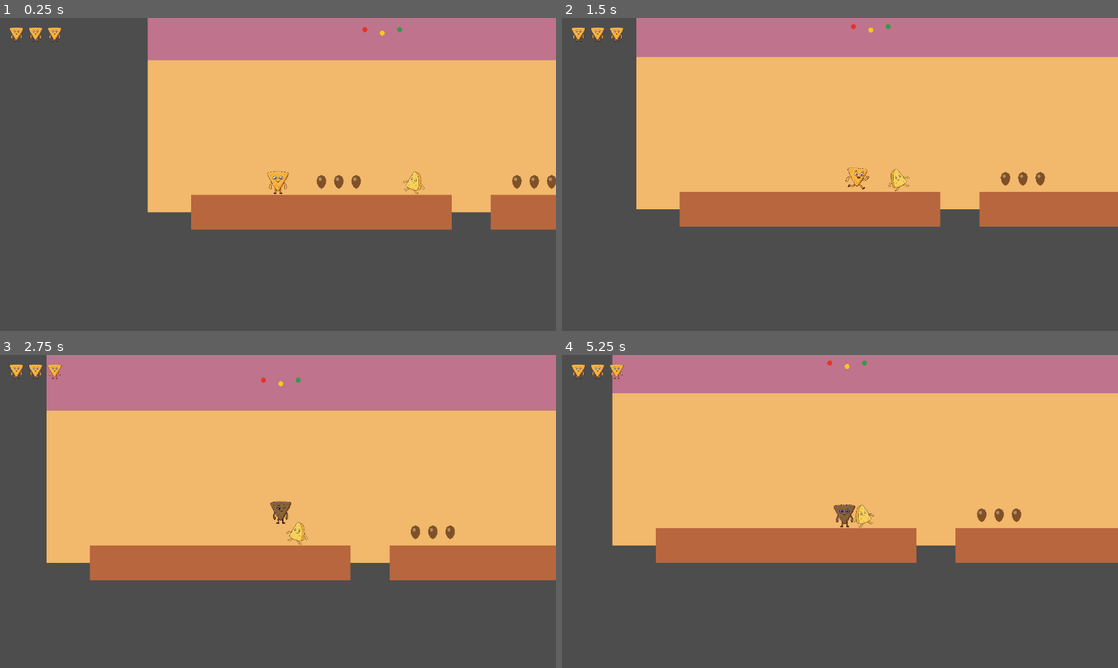
Above: before the commit, frames 1-4 (two rows, left to right).
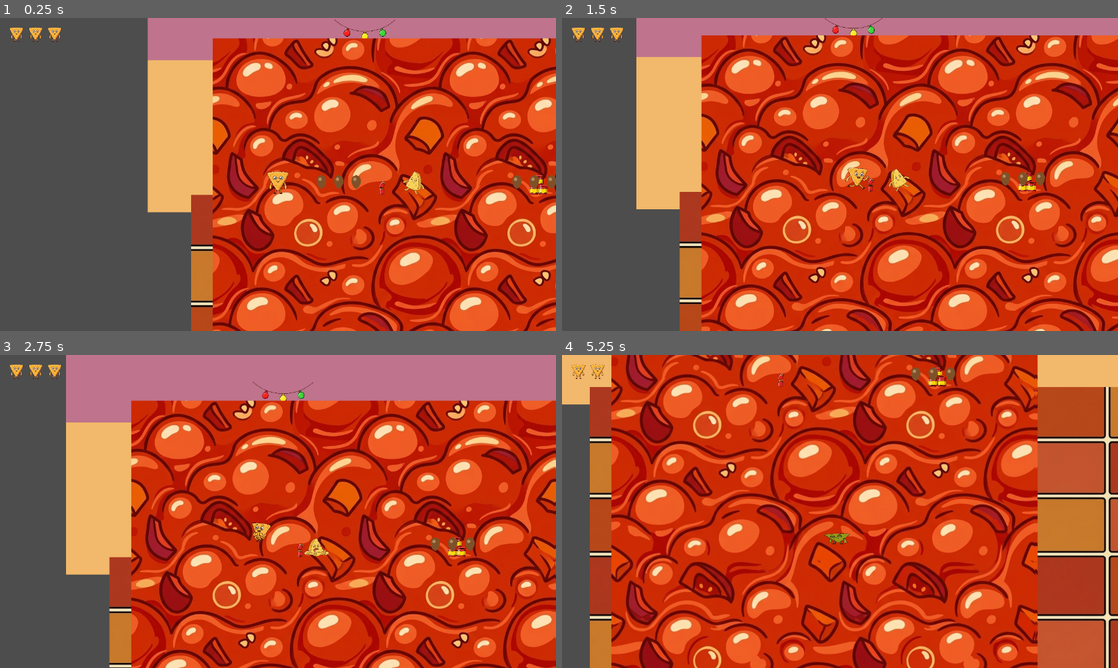
Above: after the commit, the same moments.

Repository: polkfarody/cornchipday
Game: Godot game, scene res://scenes/Level1.tscn
Two runs of this game, one before a commit and one after it. Both use one fixed random seed, a clock stepped at 60 frames per second and the inputs below.
Inputs:
- Up to frame 1 (0.25 s): no input
- Up to frame 2 (1.5 s): tap Enter (ui_accept) at 0.5, 0.77 s; hold Right (ui_right) from 0.53 s (still down)
- Up to frame 3 (2.75 s): tap Enter (ui_accept) at 1.52 s; release Right (ui_right) at 2.03 s; hold Left (ui_left) from 2.03 s (still down)
- Up to frame 4 (5.25 s): release Left (ui_left) at 2.78 s; hold Right (ui_right) 2.78-4.28 s; tap Enter (ui_accept) at 3.02, 3.77, 4.52 s; hold Left (ui_left) 4.28-5.03 s; hold Right (ui_right) from 5.03 s (still down)

The runs differ from the first frame. In frame 1, 59% of the frame differs, in the area x 34-100%, y 0-100%; in frame 2, 72%; in frame 3, 70%; in frame 4, 94%, in the area x 0-100%, y 0-100%.

Commit message:
Wire F11 environment art into Level1/Level2 scenes
Fixed a real bug found in the process: l1/l2_ground_tile.png and
l1/l2_hazard_fill.png were JPEG-encoded bytes saved with a .png extension
(the API returned that format for these specific texture prompts), which
loaded fine in previews but Godot's texture importer rejected outright.
Re-encoded the 4 files as real PNGs and hardened generate-sprites.ps1 to
auto-convert this case on future generations.

Diff:
--- a/scenes/Level1.tscn
+++ b/scenes/Level1.tscn
@@ -12,6 +12,14 @@
 [ext_resource type="Texture2D" path="res://Assets/generated/characters/cornchip/cornchip_frame1.png" id="9_life_icon"]
 [ext_resource type="PackedScene" path="res://scenes/BeanToken.tscn" id="10_bean"]
 [ext_resource type="PackedScene" path="res://scenes/SalsaBowlEnemy.tscn" id="11_salsabowl"]
+[ext_resource type="Texture2D" path="res://Assets/generated/environment/level1/l1_obstacle_small.png" id="12_obstacle_small"]
+[ext_resource type="Texture2D" path="res://Assets/generated/environment/level1/l1_obstacle_medium.png" id="13_obstacle_medium"]
+[ext_resource type="Texture2D" path="res://Assets/generated/environment/level1/l1_obstacle_large.png" id="14_obstacle_large"]
+[ext_resource type="Texture2D" path="res://Assets/generated/environment/level1/l1_ground_tile.png" id="15_ground_tile"]
+[ext_resource type="Texture2D" path="res://Assets/generated/environment/level1/l1_hazard_fill.png" id="16_hazard_fill"]
+[ext_resource type="Texture2D" path="res://Assets/generated/environment/level1/l1_cactus.png" id="17_cactus"]
+[ext_resource type="Texture2D" path="res://Assets/generated/environment/level1/l1_string_lights.png" id="18_string_lights"]
+[ext_resource type="Texture2D" path="res://Assets/generated/environment/level1/l1_window_view.png" id="19_window_view"]
 
 [sub_resource type="RectangleShape2D" id="RectangleShape2D_trigger"]
 size = Vector2(20, 400)
@@ -30,6 +38,15 @@
 
 [sub_resource type="RectangleShape2D" id="RectangleShape2D_arena"]
 size = Vector2(800, 80)
+
+[sub_resource type="RectangleShape2D" id="RectangleShape2D_obstacle_small"]
+size = Vector2(16, 32)
+
+[sub_resource type="RectangleShape2D" id="RectangleShape2D_obstacle_medium"]
+size = Vector2(42, 46)
+
+[sub_resource type="RectangleShape2D" id="RectangleShape2D_obstacle_large"]
+size = Vector2(22, 58)
 
 [node name="Level1" type="Node2D"]
 script = ExtResource("0_level_base")
@@ -56,93 +73,71 @@
 offset_bottom = 400.0
 color = Color(0.95, 0.72, 0.42, 1)
 
-[node name="Cactus1" type="Polygon2D" parent="."]
+[node name="WindowParallax" type="ParallaxBackground" parent="."]
+layer = -1
+
+[node name="WindowLayer" type="ParallaxLayer" parent="WindowParallax"]
+motion_scale = Vector2(0.4, 0.4)
+
+[node name="Window1" type="Sprite2D" parent="WindowParallax/WindowLayer"]
+position = Vector2(300, -80)
+scale = Vector2(0.2344, 0.2344)
+texture = ExtResource("19_window_view")
+
+[node name="Window2" type="Sprite2D" parent="WindowParallax/WindowLayer"]
+position = Vector2(1300, -80)
+scale = Vector2(0.2344, 0.2344)
+texture = ExtResource("19_window_view")
+
+[node name="Window3" type="Sprite2D" parent="WindowParallax/WindowLayer"]
+position = Vector2(2300, -80)
+scale = Vector2(0.2344, 0.2344)
+texture = ExtResource("19_window_view")
+
+[node name="Window4" type="Sprite2D" parent="WindowParallax/WindowLayer"]
+position = Vector2(3300, -80)
+scale = Vector2(0.2344, 0.2344)
+texture = ExtResource("19_window_view")
+
+[node name="Cactus1" type="Sprite2D" parent="."]
 position = Vector2(450, 300)
-color = Color(0.22, 0.5, 0.32, 1)
-polygon = PackedVector2Array(-6, 60, -6, -60, -18, -60, -18, -45, -6, -45, -6, -70, 6, -70, 6, -45, 18, -45, 18, -60, 6, -60, 6, 60)
-
-[node name="Cactus2" type="Polygon2D" parent="."]
+scale = Vector2(0.15, 0.15)
+texture = ExtResource("17_cactus")
+
+[node name="Cactus2" type="Sprite2D" parent="."]
 position = Vector2(1200, 300)
-color = Color(0.22, 0.5, 0.32, 1)
-polygon = PackedVector2Array(-6, 60, -6, -60, -18, -60, -18, -45, -6, -45, -6, -70, 6, -70, 6, -45, 18, -45, 18, -60, 6, -60, 6, 60)
-
-[node name="Cactus3" type="Polygon2D" parent="."]
+scale = Vector2(0.15, 0.15)
+texture = ExtResource("17_cactus")
+
+[node name="Cactus3" type="Sprite2D" parent="."]
 position = Vector2(2400, 300)
-color = Color(0.22, 0.5, 0.32, 1)
-polygon = PackedVector2Array(-6, 60, -6, -60, -18, -60, -18, -45, -6, -45, -6, -70, 6, -70, 6, -45, 18, -45, 18, -60, 6, -60, 6, 60)
-
-[node name="Cactus4" type="Polygon2D" parent="."]
+scale = Vector2(0.15, 0.15)
+texture = ExtResource("17_cactus")
+
+[node name="Cactus4" type="Sprite2D" parent="."]
 position = Vector2(3150, 300)
-color = Color(0.22, 0.5, 0.32, 1)
-polygon = PackedVector2Array(-6, 60, -6, -60, -18, -60, -18, -45, -6, -45, -6, -70, 6, -70, 6, -45, 18, -45, 18, -60, 6, -60, 6, 60)
-
-[node name="LightCluster1" type="Node2D" parent="."]
+scale = Vector2(0.15, 0.15)
+texture = ExtResource("17_cactus")
+
+[node name="LightCluster1" type="Sprite2D" parent="."]
 position = Vector2(300, -20)
-
-[node name="Bulb1" type="Polygon2D" parent="LightCluster1"]
-color = Color(0.9, 0.2, 0.15, 1)
-polygon = PackedVector2Array(6, 0, 4.24, 4.24, 0, 6, -4.24, 4.24, -6, 0, -4.24, -4.24, 0, -6, 4.24, -4.24)
-
-[node name="Bulb2" type="Polygon2D" parent="LightCluster1"]
-position = Vector2(40, 8)
-color = Color(0.95, 0.8, 0.1, 1)
-polygon = PackedVector2Array(6, 0, 4.24, 4.24, 0, 6, -4.24, 4.24, -6, 0, -4.24, -4.24, 0, -6, 4.24, -4.24)
-
-[node name="Bulb3" type="Polygon2D" parent="LightCluster1"]
-position = Vector2(80, 0)
-color = Color(0.2, 0.6, 0.3, 1)
-polygon = PackedVector2Array(6, 0, 4.24, 4.24, 0, 6, -4.24, 4.24, -6, 0, -4.24, -4.24, 0, -6, 4.24, -4.24)
-
-[node name="LightCluster2" type="Node2D" parent="."]
+scale = Vector2(0.0994, 0.0994)
+texture = ExtResource("18_string_lights")
+
+[node name="LightCluster2" type="Sprite2D" parent="."]
 position = Vector2(1000, -20)
-
-[node name="Bulb1" type="Polygon2D" parent="LightCluster2"]
-color = Color(0.9, 0.2, 0.15, 1)
-polygon = PackedVector2Array(6, 0, 4.24, 4.24, 0, 6, -4.24, 4.24, -6, 0, -4.24, -4.24, 0, -6, 4.24, -4.24)
-
-[node name="Bulb2" type="Polygon2D" parent="LightCluster2"]
-position = Vector2(40, 8)
-color = Color(0.95, 0.8, 0.1, 1)
-polygon = PackedVector2Array(6, 0, 4.24, 4.24, 0, 6, -4.24, 4.24, -6, 0, -4.24, -4.24, 0, -6, 4.24, -4.24)
-
-[node name="Bulb3" type="Polygon2D" parent="LightCluster2"]
-position = Vector2(80, 0)
-color = Color(0.2, 0.6, 0.3, 1)
-polygon = PackedVector2Array(6, 0, 4.24, 4.24, 0, 6, -4.24, 4.24, -6, 0, -4.24, -4.24, 0, -6, 4.24, -4.24)
-
-[node name="LightCluster3" type="Node2D" parent="."]
+scale = Vector2(0.0994, 0.0994)
+texture = ExtResource("18_string_lights")
+
+[node name="LightCluster3" type="Sprite2D" parent="."]
 position = Vector2(1700, -20)
-
-[node name="Bulb1" type="Polygon2D" parent="LightCluster3"]
-color = Color(0.9, 0.2, 0.15, 1)
-polygon = PackedVector2Array(6, 0, 4.24, 4.24, 0, 6, -4.24, 4.24, -6, 0, -4.24, -4.24, 0, -6, 4.24, -4.24)
-
-[node name="Bulb2" type="Polygon2D" parent="LightCluster3"]
-position = Vector2(40, 8)
-color = Color(0.95, 0.8, 0.1, 1)
-polygon = PackedVector2Array(6, 0, 4.24, 4.24, 0, 6, -4.24, 4.24, -6, 0, -4.24, -4.24, 0, -6, 4.24, -4.24)
-
-[node name="Bulb3" type="Polygon2D" parent="LightCluster3"]
-position = Vector2(80, 0)
-color = Color(0.2, 0.6, 0.3, 1)
-polygon = PackedVector2Array(6, 0, 4.24, 4.24, 0, 6, -4.24, 4.24, -6, 0, -4.24, -4.24, 0, -6, 4.24, -4.24)
-
-[node name="LightCluster4" type="Node2D" parent="."]
+scale = Vector2(0.0994, 0.0994)
+texture = ExtResource("18_string_lights")
+
+[node name="LightCluster4" type="Sprite2D" parent="."]
 position = Vector2(2400, -20)
-
-[node name="Bulb1" type="Polygon2D" parent="LightCluster4"]
-color = Color(0.9, 0.2, 0.15, 1)
-polygon = PackedVector2Array(6, 0, 4.24, 4.24, 0, 6, -4.24, 4.24, -6, 0, -4.24, -4.24, 0, -6, 4.24, -4.24)
-
-[node name="Bulb2" type="Polygon2D" parent="LightCluster4"]
-position = Vector2(40, 8)
-color = Color(0.95, 0.8, 0.1, 1)
-polygon = PackedVector2Array(6, 0, 4.24, 4.24, 0, 6, -4.24, 4.24, -6, 0, -4.24, -4.24, 0, -6, 4.24, -4.24)
-
-[node name="Bulb3" type="Polygon2D" parent="LightCluster4"]
-position = Vector2(80, 0)
-color = Color(0.2, 0.6, 0.3, 1)
-polygon = PackedVector2Array(6, 0, 4.24, 4.24, 0, 6, -4.24, 4.24, -6, 0, -4.24, -4.24, 0, -6, 4.24, -4.24)
+scale = Vector2(0.0994, 0.0994)
+texture = ExtResource("18_string_lights")
 
 [node name="GroundA" type="StaticBody2D" parent="."]
 position = Vector2(200, 400)
@@ -150,12 +145,12 @@
 [node name="CollisionShape2D" type="CollisionShape2D" parent="GroundA"]
 shape = SubResource("RectangleShape2D_groundA")
 
-[node name="GroundVisual" type="ColorRect" parent="GroundA"]
+[node name="GroundVisual" type="TextureRect" parent="GroundA"]
 offset_left = -300.0
 offset_top = -40.0
 offset_right = 300.0
 offset_bottom = 40.0
-color = Color(0.72, 0.4, 0.24, 1)
+texture = ExtResource("15_ground_tile")
 
 [node name="GroundB" type="StaticBody2D" parent="."]
 position = Vector2(935, 400)
@@ -163,12 +158,12 @@
 [node name="CollisionShape2D" type="CollisionShape2D" parent="GroundB"]
 shape = SubResource("RectangleShape2D_groundB")
 
-[node name="GroundVisual" type="ColorRect" parent="GroundB"]
+[node name="GroundVisual" type="TextureRect" parent="GroundB"]
 offset_left = -345.0
 offset_top = -40.0
 offset_right = 345.0
 offset_bottom = 40.0
-color = Color(0.72, 0.4, 0.24, 1)
+texture = ExtResource("15_ground_tile")
 
 [node name="GroundC" type="StaticBody2D" parent="."]
 position = Vector2(1725, 400)
@@ -176,12 +171,12 @@
 [node name="CollisionShape2D" type="CollisionShape2D" parent="GroundC"]
 shape = SubResource("RectangleShape2D_groundC")
 
-[node name="GroundVisual" type="ColorRect" parent="GroundC"]
+[node name="GroundVisual" type="TextureRect" parent="GroundC"]
 offset_left = -355.0
 offset_top = -40.0
 offset_right = 355.0
 offset_bottom = 40.0
-color = Color(0.72, 0.4, 0.24, 1)
+texture = ExtResource("15_ground_tile")
 
 [node name="GroundD" type="StaticBody2D" parent="."]
 position = Vector2(2535, 400)
@@ -189,12 +184,12 @@
 [node name="CollisionShape2D" type="CollisionShape2D" parent="GroundD"]
 shape = SubResource("RectangleShape2D_groundD")
 
-[node name="GroundVisual" type="ColorRect" parent="GroundD"]
+[node name="GroundVisual" type="TextureRect" parent="GroundD"]
 offset_left = -365.0
 offset_top = -40.0
 offset_right = 365.0
 offset_bottom = 40.0
-color = Color(0.72, 0.4, 0.24, 1)
+texture = ExtResource("15_ground_tile")
 
 [node name="GroundArena" type="StaticBody2D" parent="."]
 position = Vector2(3400, 400)
@@ -236,6 +231,78 @@
 color = Color(0.85, 0.2, 0.15, 1)
 polygon = PackedVector2Array(-12, 0, 12, 0, 0, 24)
 
+[node name="HazardFill1" type="TextureRect" parent="."]
+position = Vector2(545, 360)
+offset_left = -45.0
+offset_top = 0.0
+offset_right = 45.0
+offset_bottom = 200.0
+texture = ExtResource("16_hazard_fill")
+
+[node name="HazardFill2" type="TextureRect" parent="."]
+position = Vector2(1325, 360)
+offset_left = -45.0
+offset_top = 0.0
+offset_right = 45.0
+offset_bottom = 200.0
+texture = ExtResource("16_hazard_fill")
+
+[node name="HazardFill3" type="TextureRect" parent="."]
+position = Vector2(2125, 360)
+offset_left = -45.0
+offset_top = 0.0
+offset_right = 45.0
+offset_bottom = 200.0
+texture = ExtResource("16_hazard_fill")
+
+[node name="HazardFill4" type="TextureRect" parent="."]
+position = Vector2(2950, 360)
+offset_left = -50.0
+offset_top = 0.0
+offset_right = 50.0
+offset_bottom = 200.0
+texture = ExtResource("16_hazard_fill")
+
+[node name="JumpObstacleSmall1" type="StaticBody2D" parent="."]
+position = Vector2(340, 344)
+
+[node name="CollisionShape2D" type="CollisionShape2D" parent="JumpObstacleSmall1"]
+shape = SubResource("RectangleShape2D_obstacle_small")
+
+[node name="Sprite2D" type="Sprite2D" parent="JumpObstacleSmall1"]
+scale = Vector2(0.0348, 0.0348)
+texture = ExtResource("12_obstacle_small")
+
+[node name="JumpObstacleMedium1" type="StaticBody2D" parent="."]
+position = Vector2(700, 337)
+
+[node name="CollisionShape2D" type="CollisionShape2D" parent="JumpObstacleMedium1"]
+shape = SubResource("RectangleShape2D_obstacle_medium")
+
+[node name="Sprite2D" type="Sprite2D" parent="JumpObstacleMedium1"]
+scale = Vector2(0.0644, 0.0644)
+texture = ExtResource("13_obstacle_medium")
+
+[node name="JumpObstacleLarge1" type="StaticBody2D" parent="."]
+position = Vector2(1870, 331)
+
+[node name="CollisionShape2D" type="CollisionShape2D" parent="JumpObstacleLarge1"]
+shape = SubResource("RectangleShape2D_obstacle_large")
+
+[node name="Sprite2D" type="Sprite2D" parent="JumpObstacleLarge1"]
+scale = Vector2(0.0583, 0.0583)
+texture = ExtResource("14_obstacle_large")
+
+[node name="JumpObstacleMedium2" type="StaticBody2D" parent="."]
+position = Vector2(2500, 337)
+
+[node name="CollisionShape2D" type="CollisionShape2D" parent="JumpObstacleMedium2"]
+shape = SubResource("RectangleShape2D_obstacle_medium")
+
+[node name="Sprite2D" type="Sprite2D" parent="JumpObstacleMedium2"]
+scale = Vector2(0.0644, 0.0644)
+texture = ExtResource("13_obstacle_medium")
+
 [node name="Player" parent="." instance=ExtResource("1_player")]
 position = Vector2(100, 300)
 
--- a/scenes/Level2.tscn
+++ b/scenes/Level2.tscn
@@ -9,6 +9,14 @@
 [ext_resource type="PackedScene" path="res://scenes/JalapenoEnemy.tscn" id="6_jalapeno"]
 [ext_resource type="Texture2D" path="res://Assets/generated/characters/cornchip/cornchip_frame1.png" id="7_life_icon"]
 [ext_resource type="PackedScene" path="res://scenes/BeanToken.tscn" id="8_bean"]
+[ext_resource type="Texture2D" path="res://Assets/generated/environment/level2/l2_obstacle_small.png" id="9_obstacle_small"]
+[ext_resource type="Texture2D" path="res://Assets/generated/environment/level2/l2_obstacle_medium.png" id="10_obstacle_medium"]
+[ext_resource type="Texture2D" path="res://Assets/generated/environment/level2/l2_obstacle_large.png" id="11_obstacle_large"]
+[ext_resource type="Texture2D" path="res://Assets/generated/environment/level2/l2_ground_tile.png" id="12_ground_tile"]
+[ext_resource type="Texture2D" path="res://Assets/generated/environment/level2/l2_hazard_fill.png" id="13_hazard_fill"]
+[ext_resource type="Texture2D" path="res://Assets/generated/environment/level2/l2_chip.png" id="14_chip"]
+[ext_resource type="Texture2D" path="res://Assets/generated/environment/level2/l2_cheese_drip.png" id="15_cheese_drip"]
+[ext_resource type="Texture2D" path="res://Assets/generated/environment/level2/l2_window_view.png" id="16_window_view"]
 
 [sub_resource type="RectangleShape2D" id="RectangleShape2D_groundA"]
 size = Vector2(600, 80)
@@ -18,6 +26,15 @@
 
 [sub_resource type="RectangleShape2D" id="RectangleShape2D_groundC"]
 size = Vector2(810, 80)
+
+[sub_resource type="RectangleShape2D" id="RectangleShape2D_obstacle_small"]
+size = Vector2(15, 32)
+
+[sub_resource type="RectangleShape2D" id="RectangleShape2D_obstacle_medium"]
+size = Vector2(54, 46)
+
+[sub_resource type="RectangleShape2D" id="RectangleShape2D_obstacle_large"]
+size = Vector2(58, 58)
 
 [node name="Level2" type="Node2D"]
 script = ExtResource("0_level_base")
@@ -44,40 +61,61 @@
 offset_bottom = 400.0
 color = Color(0.95, 0.88, 0.55, 1)
 
-[node name="Chip1" type="Polygon2D" parent="."]
+[node name="WindowParallax" type="ParallaxBackground" parent="."]
+layer = -1
+
+[node name="WindowLayer" type="ParallaxLayer" parent="WindowParallax"]
+motion_scale = Vector2(0.4, 0.4)
+
+[node name="Window1" type="Sprite2D" parent="WindowParallax/WindowLayer"]
+position = Vector2(300, -80)
+scale = Vector2(0.1788, 0.1788)
+texture = ExtResource("16_window_view")
+
+[node name="Window2" type="Sprite2D" parent="WindowParallax/WindowLayer"]
+position = Vector2(1300, -80)
+scale = Vector2(0.1788, 0.1788)
+texture = ExtResource("16_window_view")
+
+[node name="Window3" type="Sprite2D" parent="WindowParallax/WindowLayer"]
+position = Vector2(2100, -80)
+scale = Vector2(0.1788, 0.1788)
+texture = ExtResource("16_window_view")
+
+[node name="Chip1" type="Sprite2D" parent="."]
 position = Vector2(350, 300)
-color = Color(0.82, 0.62, 0.25, 1)
-polygon = PackedVector2Array(-14, 10, 14, 10, 0, -14)
-
-[node name="Chip2" type="Polygon2D" parent="."]
+scale = Vector2(0.0884, 0.0884)
+texture = ExtResource("14_chip")
+
+[node name="Chip2" type="Sprite2D" parent="."]
 position = Vector2(1000, 300)
-color = Color(0.82, 0.62, 0.25, 1)
-polygon = PackedVector2Array(-14, 10, 14, 10, 0, -14)
-
-[node name="Chip3" type="Polygon2D" parent="."]
+scale = Vector2(0.0884, 0.0884)
+texture = ExtResource("14_chip")
+
+[node name="Chip3" type="Sprite2D" parent="."]
 position = Vector2(1600, 300)
-color = Color(0.82, 0.62, 0.25, 1)
-polygon = PackedVector2Array(-14, 10, 14, 10, 0, -14)
-
-[node name="Chip4" type="Polygon2D" parent="."]
+scale = Vector2(0.0884, 0.0884)
+texture = ExtResource("14_chip")
+
+[node name="Chip4" type="Sprite2D" parent="."]
 position = Vector2(2000, 300)
-color = Color(0.82, 0.62, 0.25, 1)
-polygon = PackedVector2Array(-14, 10, 14, 10, 0, -14)
-
-[node name="CheeseDrip1" type="Polygon2D" parent="."]
+scale = Vector2(0.0884, 0.0884)
+texture = ExtResource("14_chip")
+
+[node name="CheeseDrip1" type="Sprite2D" parent="."]
 position = Vector2(250, -40)
-color = Color(0.95, 0.78, 0.2, 1)
-polygon = PackedVector2Array(0, -10, 6, 0, 4, 10, 0, 14, -4, 10, -6, 0)
-
-[node name="CheeseDrip2" type="Polygon2D" parent="."]
+scale = Vector2(0.0718, 0.0718)
+texture = ExtResource("15_cheese_drip")
+
+[node name="CheeseDrip2" type="Sprite2D" parent="."]
 position = Vector2(1200, -40)
-color = Color(0.95, 0.78, 0.2, 1)
-polygon = PackedVector2Array(0, -10, 6, 0, 4, 10, 0, 14, -4, 10, -6, 0)
-
-[node name="CheeseDrip3" type="Polygon2D" parent="."]
+scale = Vector2(0.0718, 0.0718)
+texture = ExtResource("15_cheese_drip")
+
+[node name="CheeseDrip3" type="Sprite2D" parent="."]
 position = Vector2(1900, -40)
-color = Color(0.95, 0.78, 0.2, 1)
-polygon = PackedVector2Array(0, -10, 6, 0, 4, 10, 0, 14, -4, 10, -6, 0)
+scale = Vector2(0.0718, 0.0718)
+texture = ExtResource("15_cheese_drip")
 
 [node name="GroundA" type="StaticBody2D" parent="."]
 position = Vector2(200, 400)
@@ -85,12 +123,12 @@
 [node name="CollisionShape2D" type="CollisionShape2D" parent="GroundA"]
 shape = SubResource("RectangleShape2D_groundA")
 
-[node name="GroundVisual" type="ColorRect" parent="GroundA"]
+[node name="GroundVisual" type="TextureRect" parent="GroundA"]
 offset_left = -300.0
 offset_top = -40.0
 offset_right = 300.0
 offset_bottom = 40.0
-color = Color(0.78, 0.58, 0.16, 1)
+texture = ExtResource("12_ground_tile")
 
 [node name="GroundB" type="StaticBody2D" parent="."]
 position = Vector2(945, 400)
@@ -98,12 +136,12 @@
 [node name="CollisionShape2D" type="CollisionShape2D" parent="GroundB"]
 shape = SubResource("RectangleShape2D_groundB")
 
-[node name="GroundVisual" type="ColorRect" parent="GroundB"]
+[node name="GroundVisual" type="TextureRect" parent="GroundB"]
 offset_left = -355.0
 offset_top = -40.0
 offset_right = 355.0
 offset_bottom = 40.0
-color = Color(0.78, 0.58, 0.16, 1)
+texture = ExtResource("12_ground_tile")
 
 [node name="GroundC" type="StaticBody2D" parent="."]
 position = Vector2(1795, 400)
@@ -118,6 +156,52 @@
 offset_bottom = 40.0
 color = Color(0.6, 0.4, 0.08, 1)
 
+[node name="HazardFill1" type="TextureRect" parent="."]
+position = Vector2(545, 360)
+offset_left = -45.0
+offset_top = 0.0
+offset_right = 45.0
+offset_bottom = 200.0
+texture = ExtResource("13_hazard_fill")
+
+[node name="HazardFill2" type="TextureRect" parent="."]
+position = Vector2(1345, 360)
+offset_left = -45.0
+offset_top = 0.0
+offset_right = 45.0
+offset_bottom = 200.0
+texture = ExtResource("13_hazard_fill")
+
+[node name="JumpObstacleSmall1" type="StaticBody2D" parent="."]
+position = Vector2(340, 344)
+
+[node name="CollisionShape2D" type="CollisionShape2D" parent="JumpObstacleSmall1"]
+shape = SubResource("RectangleShape2D_obstacle_small")
+
+[node name="Sprite2D" type="Sprite2D" parent="JumpObstacleSmall1"]
+scale = Vector2(0.0572, 0.0572)
+texture = ExtResource("9_obstacle_small")
+
+[node name="JumpObstacleMedium1" type="StaticBody2D" parent="."]
+position = Vector2(700, 337)
+
+[node name="CollisionShape2D" type="CollisionShape2D" parent="JumpObstacleMedium1"]
+shape = SubResource("RectangleShape2D_obstacle_medium")
+
+[node name="Sprite2D" type="Sprite2D" parent="JumpObstacleMedium1"]
+scale = Vector2(0.0725, 0.0725)
+texture = ExtResource("10_obstacle_medium")
+
+[node name="JumpObstacleLarge1" type="StaticBody2D" parent="."]
+position = Vector2(1020, 331)
+
+[node name="CollisionShape2D" type="CollisionShape2D" parent="JumpObstacleLarge1"]
+shape = SubResource("RectangleShape2D_obstacle_large")
+
+[node name="Sprite2D" type="Sprite2D" parent="JumpObstacleLarge1"]
+scale = Vector2(0.1014, 0.1014)
+texture = ExtResource("11_obstacle_large")
+
 [node name="Player" parent="." instance=ExtResource("1_player")]
 position = Vector2(100, 300)
 
Binary file changed: Assets/generated/environment/level1/l1_ground_tile.png
Not shown, changed: Assets/generated/environment/level1/l1_ground_tile.png.import
Binary file changed: Assets/generated/environment/level1/l1_hazard_fill.png
Not shown, changed: Assets/generated/environment/level1/l1_hazard_fill.png.import
Binary file changed: Assets/generated/environment/level2/l2_ground_tile.png
Not shown, changed: Assets/generated/environment/level2/l2_ground_tile.png.import
Binary file changed: Assets/generated/environment/level2/l2_hazard_fill.png
Not shown, changed: Assets/generated/environment/level2/l2_hazard_fill.png.import
Not shown: 1 places in scenes/Level1.tscn that only renumber resources
Not shown: 1 places in scenes/Level2.tscn that only renumber resources
Not shown, changed: tools/generate-sprites.ps1
